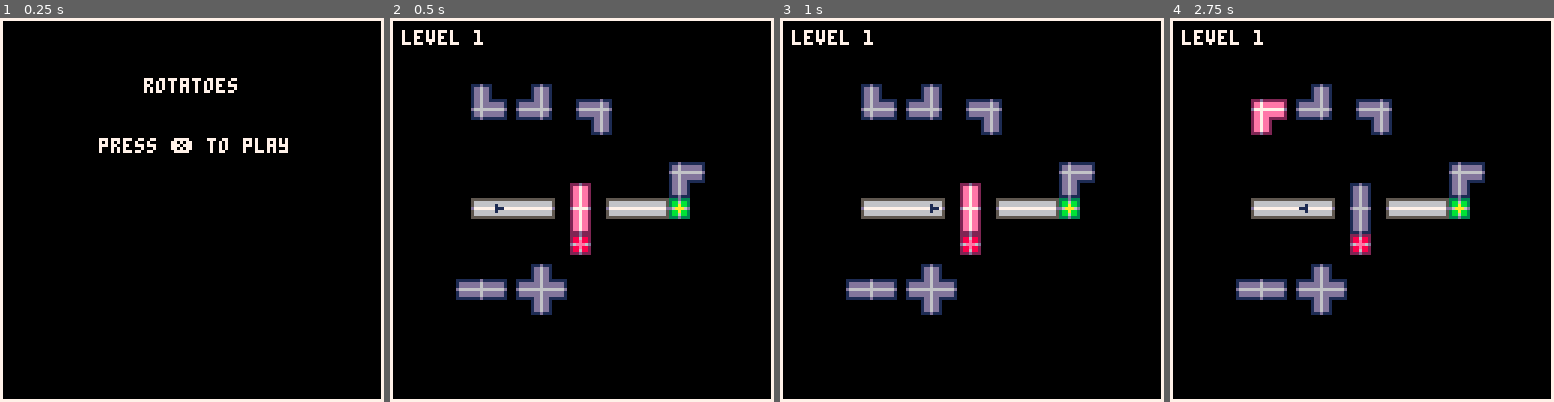
Above: before the commit, frames 1-4 (left to right).
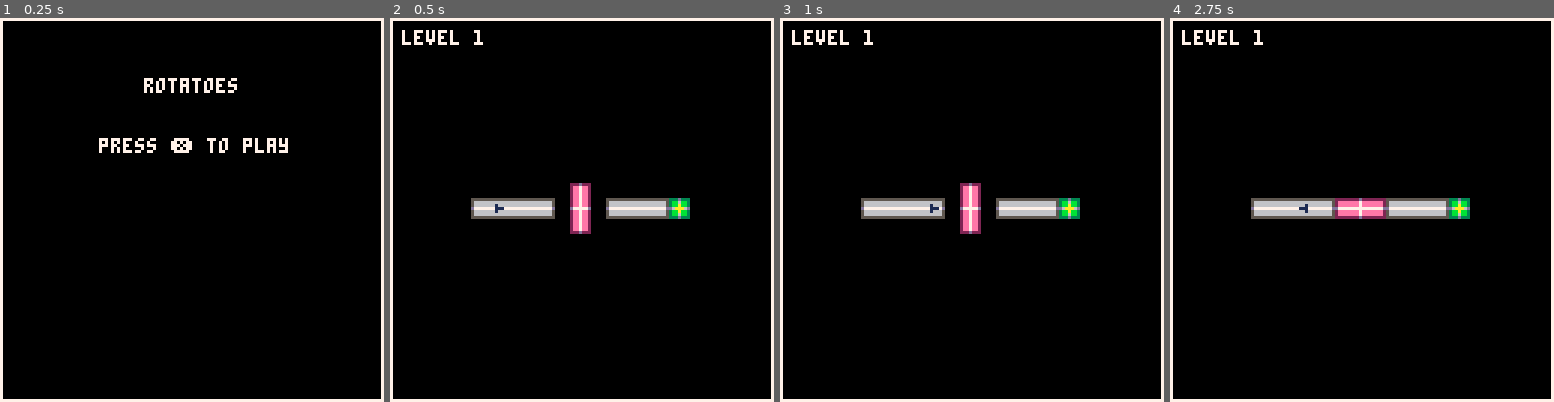
Above: after the commit, the same moments.

Repository: kreludan/rotatoes
Game: PICO-8 cartridge rotatoes.p8
Two runs of this game, one before a commit and one after it. Both use one fixed random seed, a clock stepped at 60 frames per second and the inputs below.
Inputs:
- Up to frame 1 (0.25 s): no input
- Up to frame 2 (0.5 s): tap X (X key) at 0.33 s
- Up to frame 3 (1 s): no input
- Up to frame 4 (2.75 s): tap X (X key) at 1.07, 1.85 s; hold Right 1.6-2.1 s; hold Up 2.15-2.42 s; hold Right from 2.47 s (still down)

Frame 1 is identical in both runs. In frame 2, 5.1% of the frame differs, in the area x 17-83%, y 17-78%; in frame 3, 5.1%; in frame 4, 6.2%.

Commit message:
Working levels

Diff:
--- a/rotatoes.p8
+++ b/rotatoes.p8
@@ -8,7 +8,7 @@
   level_num = 1 -- current level
 end
 
-function _init_level()
+function _init_level(level_num)
   cls()
   level_state = "playing"
   controlled_tile = 1 -- denotes the tile currently controlled on scene
@@ -27,11 +27,7 @@
 end
 
 function _init_characters()
-  character_blueprint = {
-    {"goal", 96, 63},
-    {"player", 30, 63},
-    {"deathtile", 63, 75}
-  }
+  character_blueprint = level_blueprints[level_num]["character_blueprint"]
   for i = 1, count(character_blueprint) do
     add_char_to_list(
             character_blueprint[i][1], characters_to_draw, character_blueprint[i][2], character_blueprint[i][3]
@@ -53,15 +49,7 @@
 end
 
 function _init_rotators()
-  rotator_blueprint = {
-    { "vert", 63, 63 },
-    { "l1", 30, 30 },
-    { "l2", 50, 30 },
-    { "l3", 70, 30 },
-    { "l4", 96, 51 },
-    { "horiz", 30, 90 },
-    { "plus", 50, 90 }
-  }
+  rotator_blueprint = level_blueprints[level_num]["rotator_blueprint"]
   for i = 1, count(rotator_blueprint) do
     add_rotator_to_list(
       rotator_blueprint[i][1],
@@ -73,17 +61,7 @@
 end
 
 function _init_static_tiles()
-  static_tile_blueprint = {
-    { "corrend_left", 30, 63 },
-    { "corr_horiz", 37, 63 },
-    { "corr_horiz", 44, 63 },
-    { "corrend_right", 51, 63 },
-    { "corrend_left", 75, 63 },
-    { "corr_horiz", 82, 63 },
-    { "corrend_right", 89, 63 },
-    { "corrend_right", 96, 63 },
-    { "corr_horiz", 63, 75}
-  }
+  static_tile_blueprint = level_blueprints[level_num]["static_tile_blueprint"]
 
   for i = 1, count(static_tile_blueprint) do
     add_static_tile_to_list(
@@ -130,7 +108,7 @@
     if level_player.draw_points[i].x == level_goal.center_x and
     level_player.draw_points[i].y == level_goal.center_y then
       level_state = "win"
-      level_num += 1
+      level_num = min(count(level_blueprints), level_num + 1)
     end
 
     for j=1, count(level_enemies) do
@@ -158,7 +136,7 @@
     handle_menu_input()
   else
     if btnp(❎) then
-      _init_level()
+      _init_level(level_num)
     else
       handle_playing_input()
     end
@@ -1215,7 +1193,7 @@
 
 function handle_menu_input()
   if btnp(❎) then
-    _init_level()
+    _init_level(level_num)
   end
 end
 
@@ -1228,6 +1206,48 @@
   print("you lose :(", 44, 20)
   print("press ❎ to restart", 28, 40)
 end
+-->8
+--levels
+level_blueprints = {
+    {level_num = 1,
+     character_blueprint = {
+         {"goal", 96, 63},
+         {"player", 30, 63}
+     },
+     rotator_blueprint = {
+         { "vert", 63, 63 },
+     },
+     static_tile_blueprint = {
+         { "corrend_left", 30, 63 },
+         { "corr_horiz", 37, 63 },
+         { "corr_horiz", 44, 63 },
+         { "corrend_right", 51, 63 },
+         { "corrend_left", 75, 63 },
+         { "corr_horiz", 82, 63 },
+         { "corrend_right", 89, 63 },
+         { "corrend_right", 96, 63 },
+     }},
+    {level_num = 2,
+     character_blueprint = {
+         {"goal", 96, 63},
+         {"player", 30, 63},
+         {"deathtile", 63, 75}
+     },
+     rotator_blueprint = {
+         { "vert", 63, 63 }
+     },
+     static_tile_blueprint = {
+         { "corrend_left", 30, 63 },
+         { "corr_horiz", 37, 63 },
+         { "corr_horiz", 44, 63 },
+         { "corrend_right", 51, 63 },
+         { "corrend_left", 75, 63 },
+         { "corr_horiz", 82, 63 },
+         { "corrend_right", 89, 63 },
+         { "corrend_right", 96, 63 },
+         { "corr_horiz", 63, 75}
+     }}
+}
 __gfx__
 00600000111d1110000000000111d11111111111d111111d11111111111d11111111111d1111111100000111d111000005555555055555550566766505555555
 006000001dd6dd100000000001dd6dd11ddddddd6dd11dd6ddddddd11dd6dd11ddddddd6ddddddd1000001dd6dd1000005666666066666660566766506666665
--- a/src/0.global.lua
+++ b/src/0.global.lua
@@ -4,7 +4,7 @@
   level_num = 1 -- current level
 end
 
-function _init_level()
+function _init_level(level_num)
   cls()
   level_state = "playing"
   controlled_tile = 1 -- denotes the tile currently controlled on scene
@@ -23,11 +23,7 @@
 end
 
 function _init_characters()
-  character_blueprint = {
-    {"goal", 96, 63},
-    {"player", 30, 63},
-    {"deathtile", 63, 75}
-  }
+  character_blueprint = level_blueprints[level_num]["character_blueprint"]
   for i = 1, count(character_blueprint) do
     add_char_to_list(
             character_blueprint[i][1], characters_to_draw, character_blueprint[i][2], character_blueprint[i][3]
@@ -49,15 +45,7 @@
 end
 
 function _init_rotators()
-  rotator_blueprint = {
-    { "vert", 63, 63 },
-    { "l1", 30, 30 },
-    { "l2", 50, 30 },
-    { "l3", 70, 30 },
-    { "l4", 96, 51 },
-    { "horiz", 30, 90 },
-    { "plus", 50, 90 }
-  }
+  rotator_blueprint = level_blueprints[level_num]["rotator_blueprint"]
   for i = 1, count(rotator_blueprint) do
     add_rotator_to_list(
       rotator_blueprint[i][1],
@@ -69,17 +57,7 @@
 end
 
 function _init_static_tiles()
-  static_tile_blueprint = {
-    { "corrend_left", 30, 63 },
-    { "corr_horiz", 37, 63 },
-    { "corr_horiz", 44, 63 },
-    { "corrend_right", 51, 63 },
-    { "corrend_left", 75, 63 },
-    { "corr_horiz", 82, 63 },
-    { "corrend_right", 89, 63 },
-    { "corrend_right", 96, 63 },
-    { "corr_horiz", 63, 75}
-  }
+  static_tile_blueprint = level_blueprints[level_num]["static_tile_blueprint"]
 
   for i = 1, count(static_tile_blueprint) do
     add_static_tile_to_list(
@@ -126,7 +104,7 @@
     if level_player.draw_points[i].x == level_goal.center_x and
     level_player.draw_points[i].y == level_goal.center_y then
       level_state = "win"
-      level_num += 1
+      level_num = min(count(level_blueprints), level_num + 1)
     end
 
     for j=1, count(level_enemies) do
@@ -154,7 +132,7 @@
     handle_menu_input()
   else
     if btnp(❎) then
-      _init_level()
+      _init_level(level_num)
     else
       handle_playing_input()
     end
--- a/src/5.menu.lua
+++ b/src/5.menu.lua
@@ -5,7 +5,7 @@
 
 function handle_menu_input()
   if btnp(❎) then
-    _init_level()
+    _init_level(level_num)
   end
 end
 
--- /dev/null
+++ b/src/6.levels.lua
@@ -0,0 +1,40 @@
+level_blueprints = {
+    {level_num = 1,
+     character_blueprint = {
+         {"goal", 96, 63},
+         {"player", 30, 63}
+     },
+     rotator_blueprint = {
+         { "vert", 63, 63 },
+     },
+     static_tile_blueprint = {
+         { "corrend_left", 30, 63 },
+         { "corr_horiz", 37, 63 },
+         { "corr_horiz", 44, 63 },
+         { "corrend_right", 51, 63 },
+         { "corrend_left", 75, 63 },
+         { "corr_horiz", 82, 63 },
+         { "corrend_right", 89, 63 },
+         { "corrend_right", 96, 63 },
+     }},
+    {level_num = 2,
+     character_blueprint = {
+         {"goal", 96, 63},
+         {"player", 30, 63},
+         {"deathtile", 63, 75}
+     },
+     rotator_blueprint = {
+         { "vert", 63, 63 }
+     },
+     static_tile_blueprint = {
+         { "corrend_left", 30, 63 },
+         { "corr_horiz", 37, 63 },
+         { "corr_horiz", 44, 63 },
+         { "corrend_right", 51, 63 },
+         { "corrend_left", 75, 63 },
+         { "corr_horiz", 82, 63 },
+         { "corrend_right", 89, 63 },
+         { "corrend_right", 96, 63 },
+         { "corr_horiz", 63, 75}
+     }}
+}
